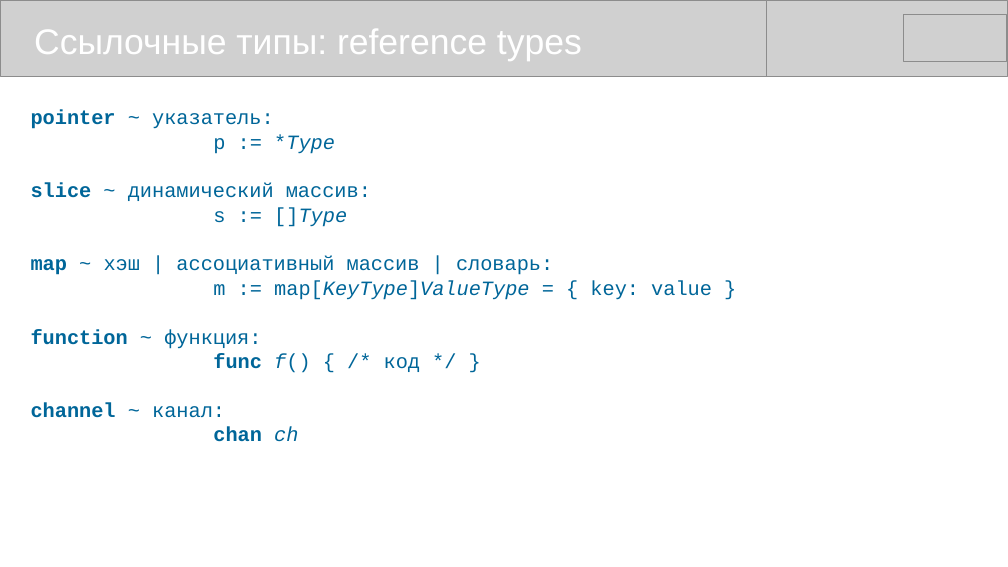
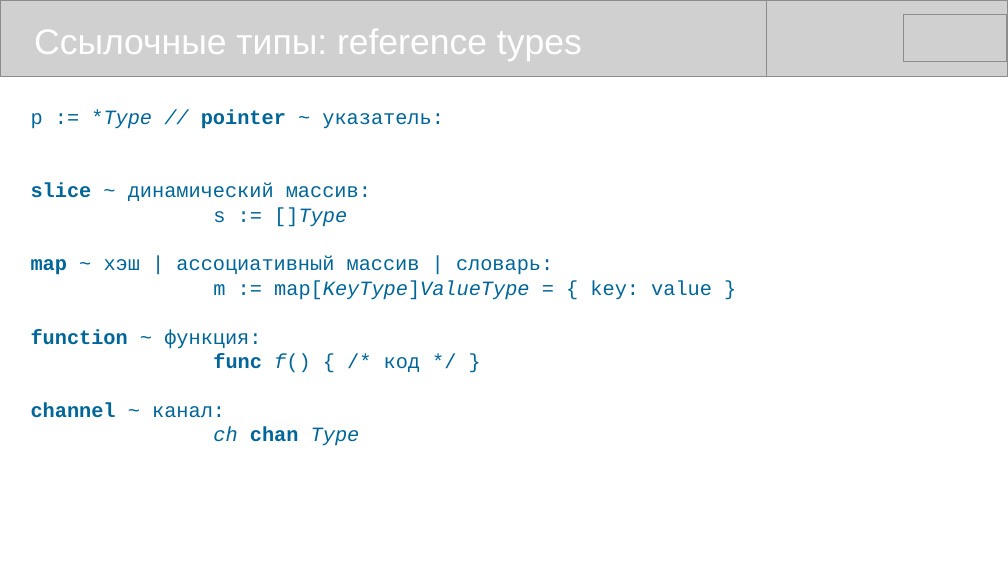
Before and after one commit to mike-shock/Go_language, a slide deck: slide 23 of Go_Review.odp. Drawn at 1008x567 pixels with LibreOffice and Linux fonts; fonts in the diff are those of the drawing; grey boxes stand for pictures. Boxes give left, top, right and bottom in pixels: in the first picture for what was removed or moved away, otherwise in the second. Text is boxed around its words. In the diff, an @@ line names an element or a change of style, - is before the commit and + after.

```diff
--- a/Go_Review.odp
+++ b/Go_Review.odp
@@ text at [31,110,444,129]: text changed @@
-pointer ~ указатель:
-p := *Type
+p := *Type // pointer ~ указатель:
@@ text at [213,427,360,446]: text changed; bold off; italic on @@
-chan ch
+ch chan Type
```
Also in this commit, not shown: 7 other slides changed, 1 slide added, 2 other files.
